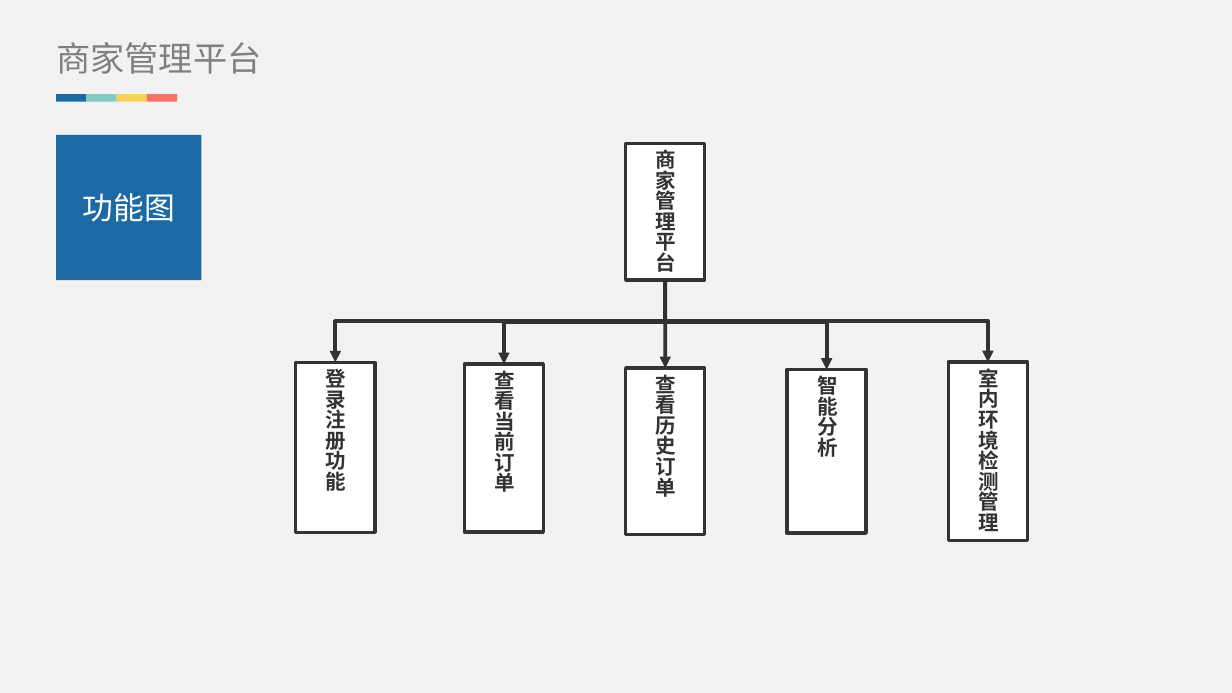
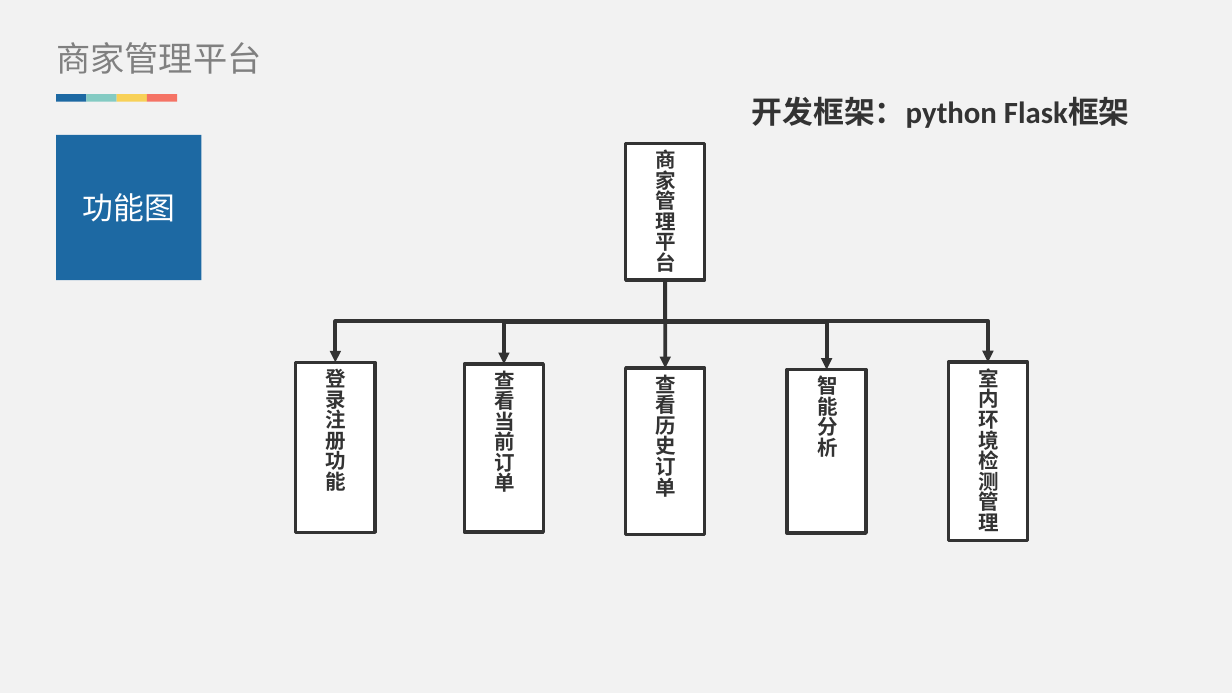
Before and after one commit to Kis-M/lunwen, a slide deck: slide 12 of 答辩/毕业答辩.pptx. Drawn at 1232x693 pixels with LibreOffice and Linux fonts; fonts in the diff are those of the drawing. Boxes give left, top, right and bottom in pixels: in the first picture for what was removed or moved away, otherwise in the second. Text is boxed around its words. In the diff, an @@ line names an element or a change of style, - is before the commit and + after.

Commit message:
5.7

```diff
--- a/答辩/毕业答辩.pptx
+++ b/答辩/毕业答辩.pptx
@@ text added at (752,96,1130,128), 18 pt, text #333333, bold @@
+开发框架：python Flask框架
```
